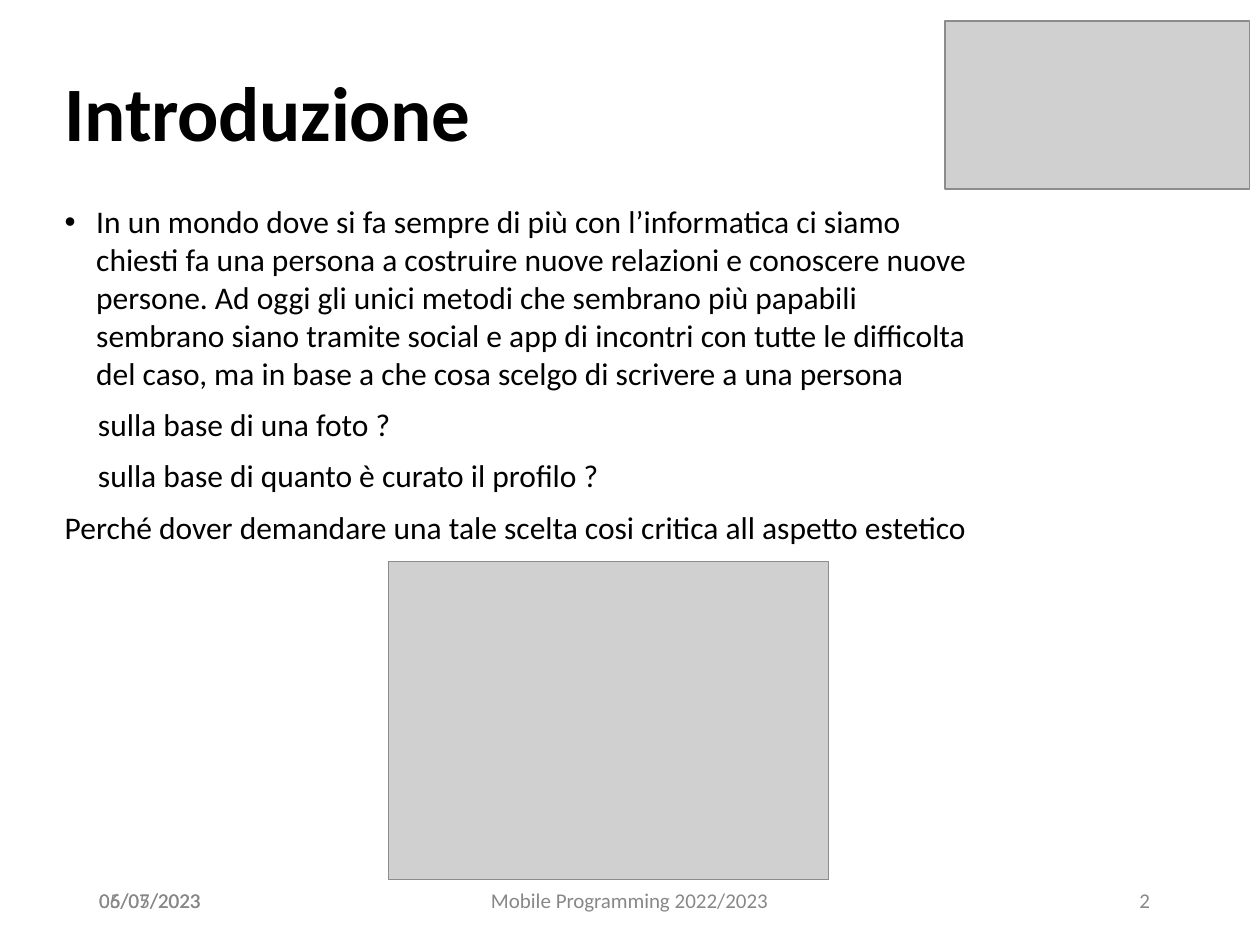
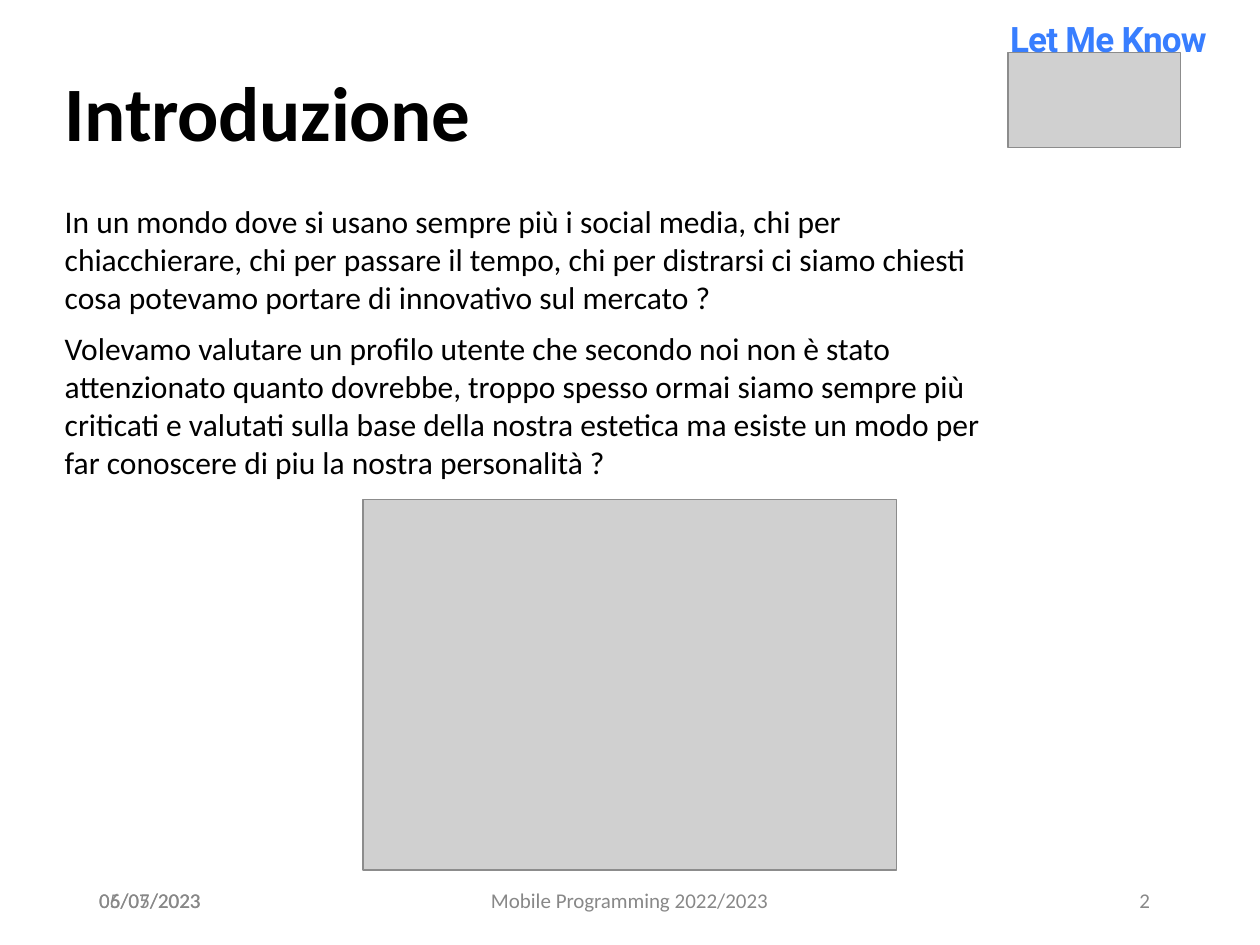
Before and after one commit to projectISPW/LetMeKnowMP, a slide deck: slide 2 of presentazione.pptx. Drawn at 1260x945 pixels with LibreOffice and Linux fonts; fonts in the diff are those of the drawing; grey boxes stand for pictures. Boxes give left, top, right and bottom in pixels: in the first picture for what was removed or moved away, otherwise in the second. Text is boxed around its words. In the diff, an @@ line names an element or a change of style, - is before the commit and + after.

```diff
--- a/presentazione.pptx
+++ b/presentazione.pptx
@@ text added at [1010, 20, 1207, 61], 20 pt, text #387EFF, bold @@
+Let Me Know
@@ picture: place and size @@
-picture at [945, 21, 1250, 189]
+picture at [1008, 53, 1181, 147]
@@ text at [65, 211, 979, 479]: text changed @@
-• In un mondo dove si fa sempre di più con l’informatica ci siamo chiesti fa una persona a costruire nuove relazioni e conoscere nuove persone. Ad oggi gli unici metodi che sembrano più papabili sembrano siano tramite social e app di incontri con tutte le difficolta del caso, ma in base a che cosa scelgo di scrivere a una persona
-sulla base di una foto ?
-sulla base di quanto è curato il profilo ?
-Perché dover demandare una tale scelta cosi critica all aspetto estetico
+In un mondo dove si usano sempre più i social media, chi per chiacchierare, chi per passare il tempo, chi per distrarsi ci siamo chiesti cosa potevamo portare di innovativo sul mercato ?
+Volevamo valutare un profilo utente che secondo noi non è stato attenzionato quanto dovrebbe, troppo spesso ormai siamo sempre più criticati e valutati sulla base della nostra estetica ma esiste un modo per far conoscere di piu la nostra personalità ?
@@ picture: place and size @@
-picture at [388, 562, 828, 879]
+picture at [363, 499, 897, 869]
```
Also in this commit, not shown: 2 other slides changed, 6 slides added, 1 slide removed.
